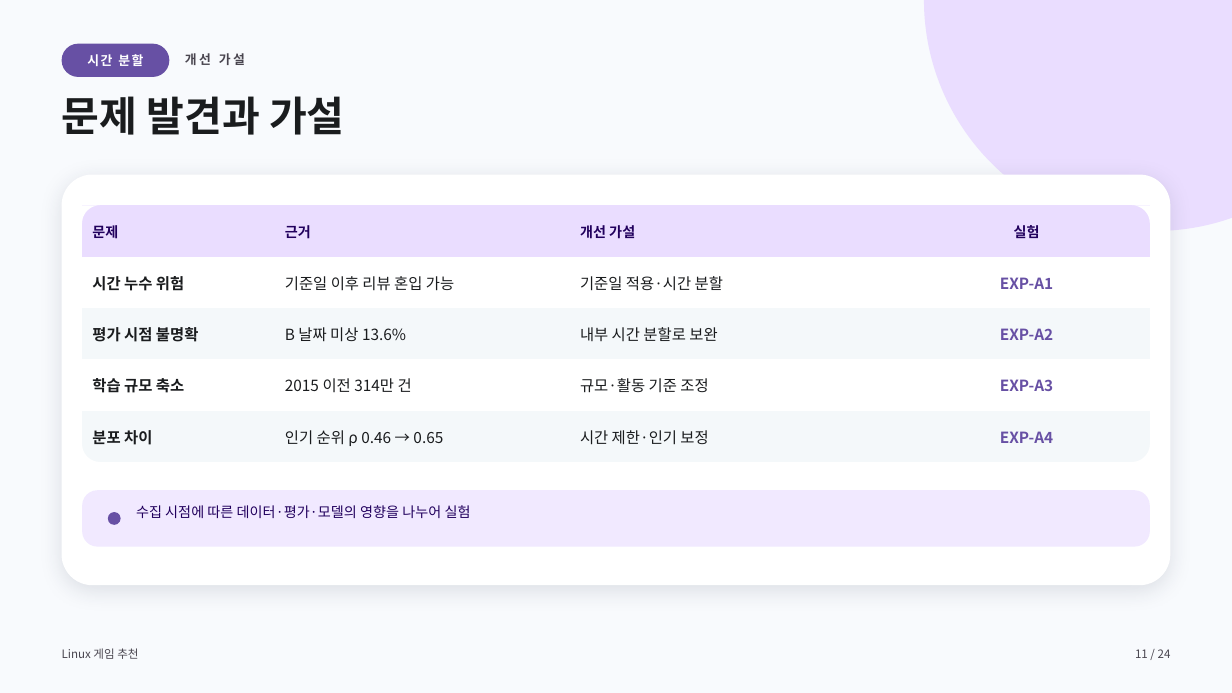
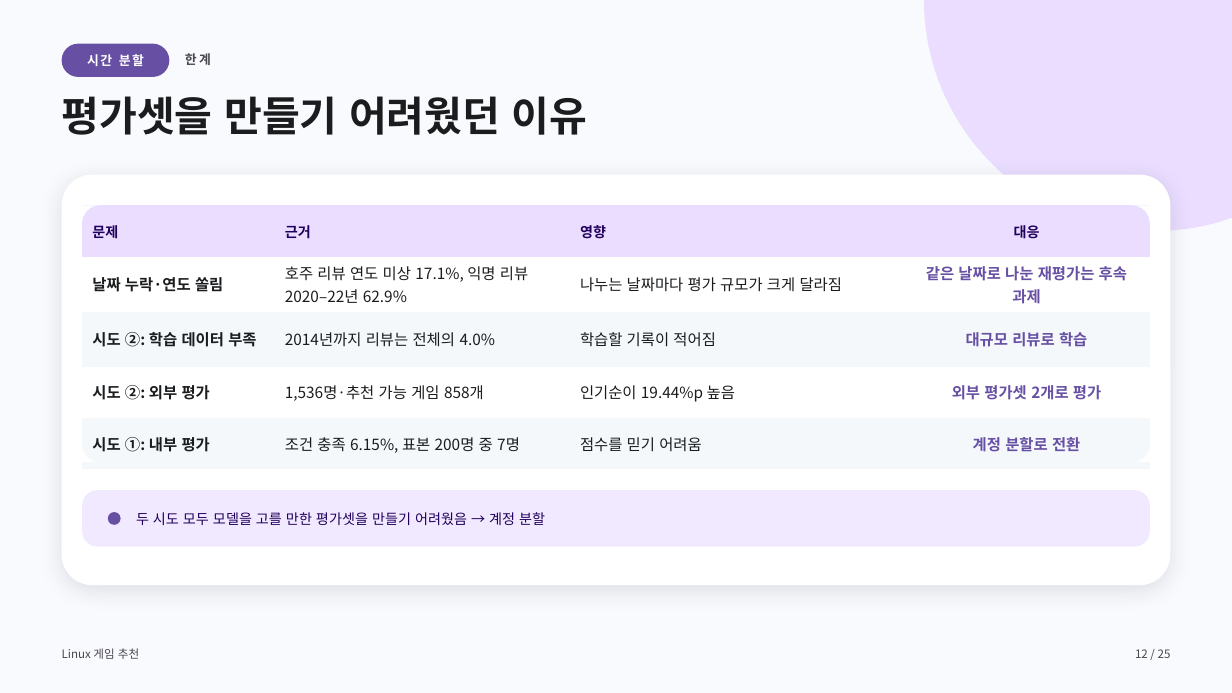
Before and after one commit to jinSeong-P/ML-game-recommendation, a slide deck: slide 12 of presentation/ML-game-recommendation-final.pptx (slide 11 before the commit). Drawn at 1232x693 pixels with LibreOffice and Linux fonts; fonts in the diff are those of the drawing. Boxes give left, top, right and bottom in pixels: in the first picture for what was removed or moved away, otherwise in the second. Text is boxed around its words. In the diff, an @@ line names an element or a change of style, - is before the commit and + after.

```diff
--- a/presentation/ML-game-recommendation-final.pptx
+++ b/presentation/ML-game-recommendation-final.pptx
@@ text at [185, 53, 211, 65]: text changed @@
-개선 가설
+한계
@@ title at [62, 96, 588, 135]: text changed @@
-문제 발견과 가설
+평가셋을 만들기 어려웠던 이유
@@ table at [82, 205, 1150, 462] @@
-row 1, column 3: 개선 가설
+row 1, column 3: 영향
-row 1, column 4: 실험
+row 1, column 4: 대응
-row 2: 시간 누수 위험 | 기준일 이후 리뷰 혼입 가능 | 기준일 적용·시간 분할 | EXP-A1
+row 2: 날짜 누락·연도 쏠림 | 호주 리뷰 연도 미상 17.1%, 익명 리뷰 2020–22년 62.9% | 나누는 날짜마다 평가 규모가 크게 달라짐 | 같은 날짜로 나눈 재평가는 후속 과제
-row 3: 평가 시점 불명확 | B 날짜 미상 13.6% | 내부 시간 분할로 보완 | EXP-A2
+row 3: 시도 ②: 학습 데이터 부족 | 2014년까지 리뷰는 전체의 4.0% | 학습할 기록이 적어짐 | 대규모 리뷰로 학습
-row 4: 학습 규모 축소 | 2015 이전 314만 건 | 규모·활동 기준 조정 | EXP-A3
+row 4: 시도 ②: 외부 평가 | 1,536명·추천 가능 게임 858개 | 인기순이 19.44%p 높음 | 외부 평가셋 2개로 평가
-row 5: 분포 차이 | 인기 순위 ρ 0.46 → 0.65 | 시간 제한·인기 보정 | EXP-A4
+row 5: 시도 ①: 내부 평가 | 조건 충족 6.15%, 표본 200명 중 7명 | 점수를 믿기 어려움 | 계정 분할로 전환
@@ text "두 시도 모두 모델을 고를 ..." at [136, 512, 545, 525]: vertical alignment top to middle @@
@@ text at [136, 512, 545, 525]: text changed @@
-수집 시점에 따른 데이터·평가·모델의 영향을 나누어 실험
+두 시도 모두 모델을 고를 만한 평가셋을 만들기 어려웠음 → 계정 분할
@@ text at [1135, 649, 1171, 658]: text changed @@
-11 / 24
+12 / 25
```
Also in this commit, not shown: 16 other slides changed, 8 slides added, 7 slides removed, 1 other file.
